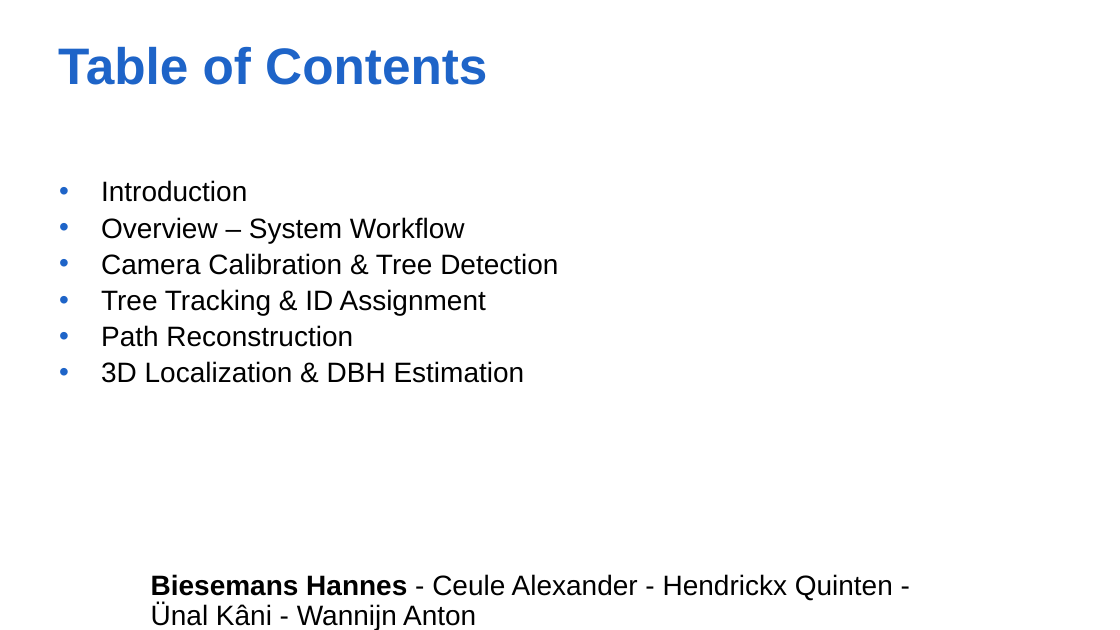
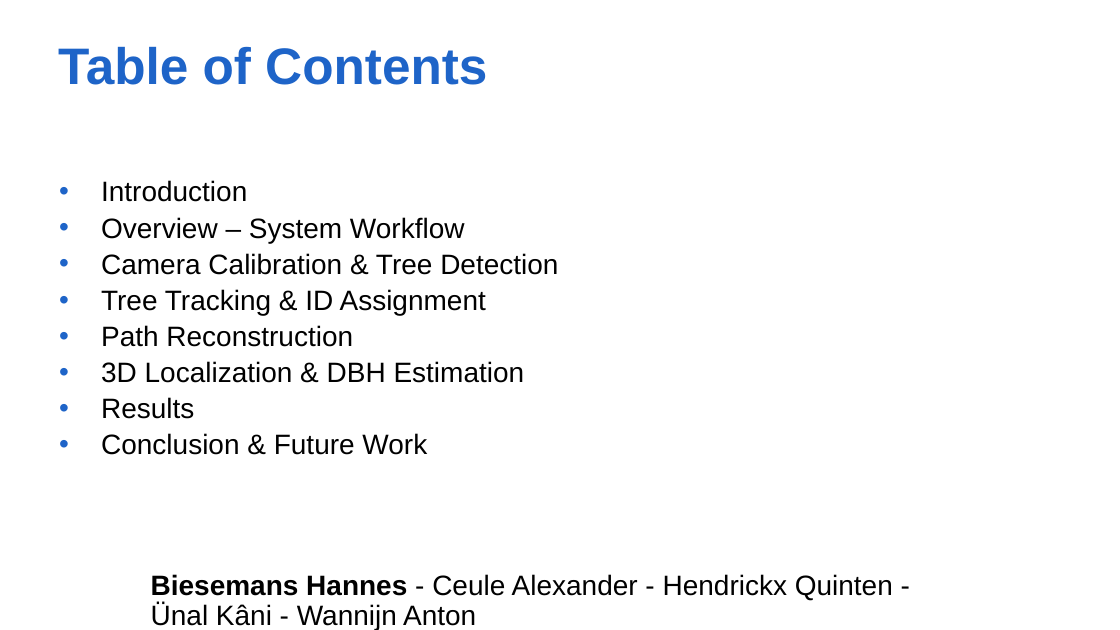
Before and after one commit to AntonWannijn/cv_based_tree_measurement, a slide deck: slide 3 of Presentatie_Computervisie.pptx. Drawn at 1120x630 pixels with LibreOffice and Linux fonts; fonts in the diff are those of the drawing; background and template pictures are left out. Boxes give left, top, right and bottom in pixels: in the first picture for what was removed or moved away, otherwise in the second. Text is boxed around its words. In the diff, an @@ line names an element or a change of style, - is before the commit and + after.

```diff
--- a/Presentatie_Computervisie.pptx
+++ b/Presentatie_Computervisie.pptx
@@ text at [101, 397, 427, 455]: paragraphs added @@
+  • Results
+  • Conclusion & Future Work
```
Also in this commit, not shown: 1 other slide changed.
